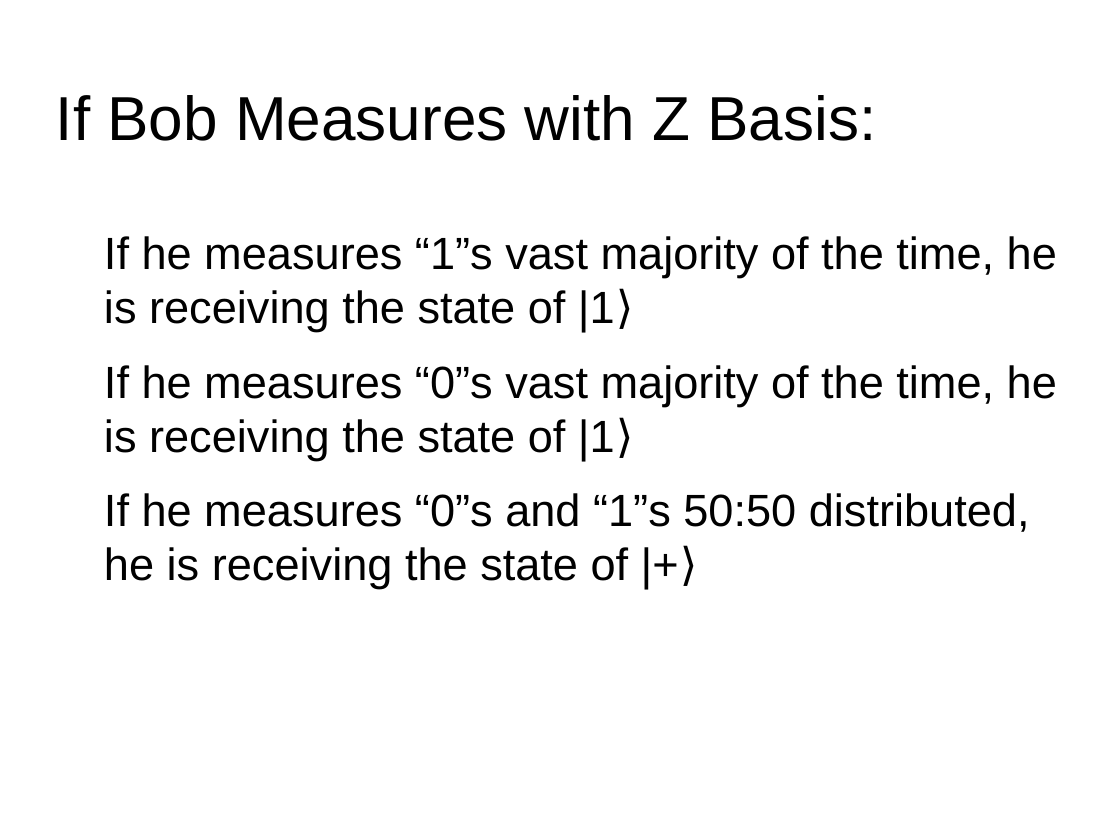
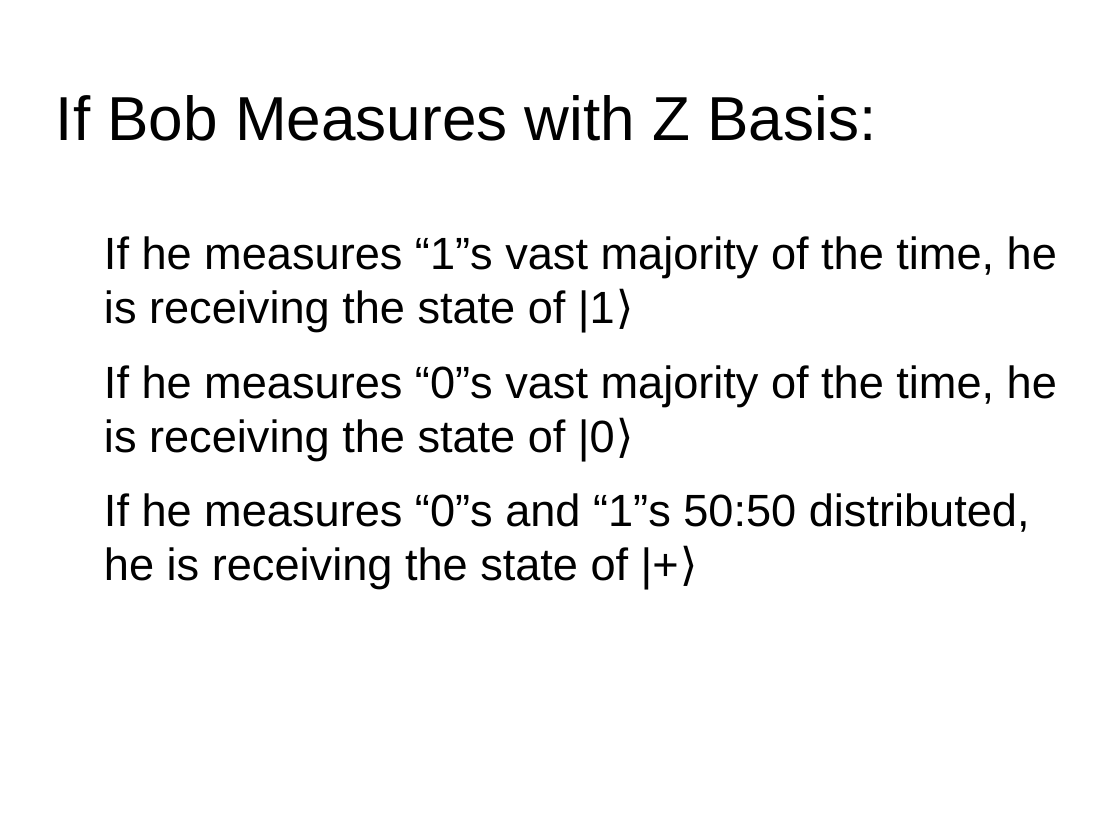
Before and after one commit to alihakimtaskiran/2022_qutech_challenge, a slide deck: slide 13 of Presentation.pptx. Drawn at 1120x840 pixels with LibreOffice and Linux fonts; fonts in the diff are those of the drawing; background and template pictures are left out. Boxes give left, top, right and bottom in pixels: in the first picture for what was removed or moved away, otherwise in the second. Text is boxed around its words. In the diff, an @@ line names an element or a change of style, - is before the commit and + after.

```diff
--- a/Presentation.pptx
+++ b/Presentation.pptx
@@ text at (104,365,1057,460): text changed @@
-● If he measures “0”s vast majority of the time, he is receiving the state of |1⟩
+● If he measures “0”s vast majority of the time, he is receiving the state of |0⟩
```
Also in this commit, not shown: 2 other slides changed, 1 other file.
